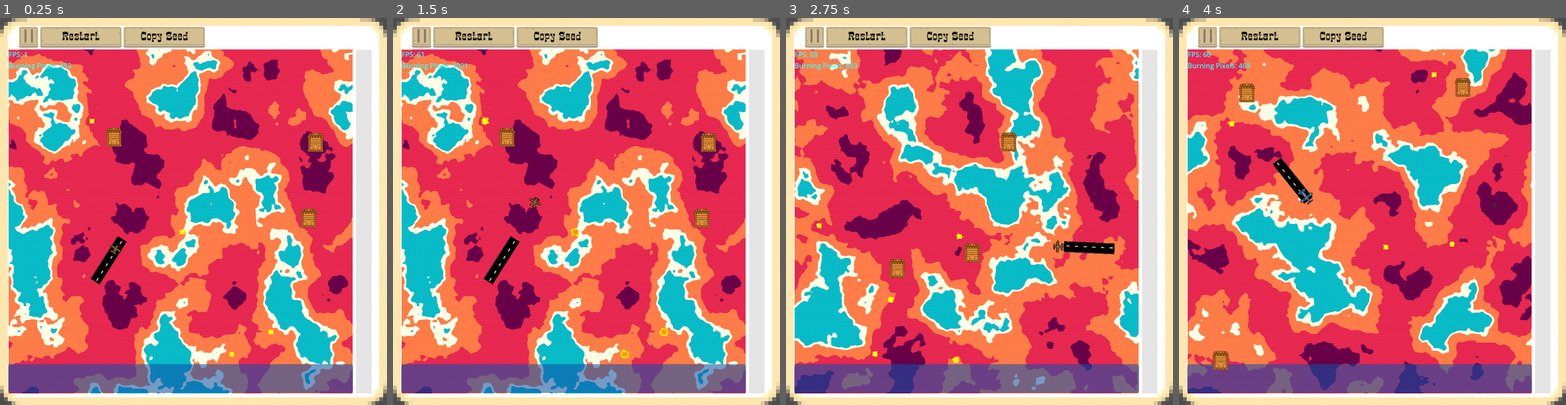
Above: before the commit, frames 1-4 (left to right).
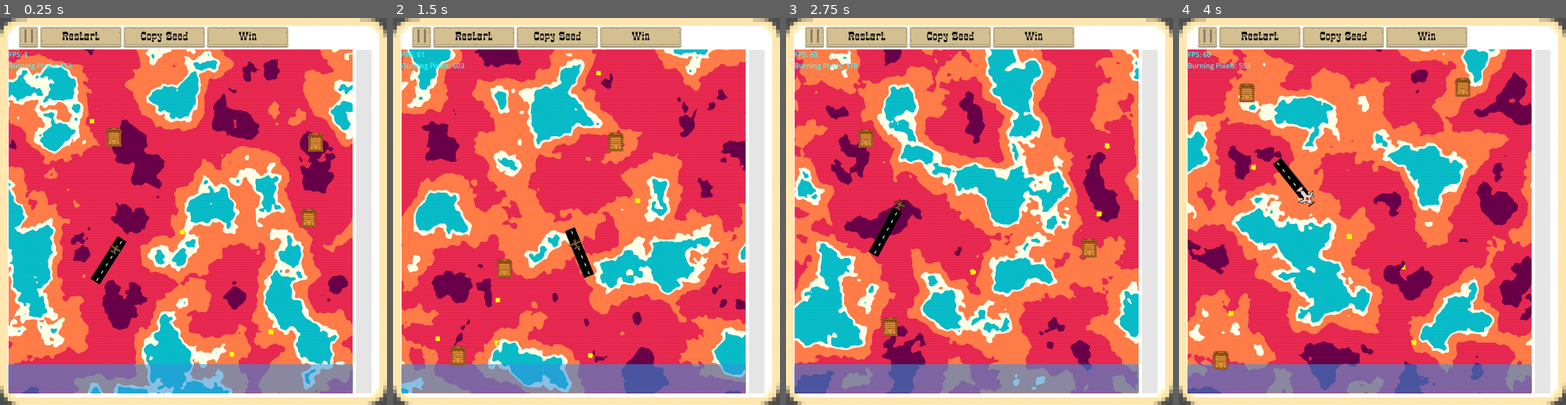
Above: after the commit, the same moments.

Repository: Levartar/2025-Brackeys-Game-Jam
Game: Godot game, scene res://scenes/game.tscn
Two runs of this game, one before a commit and one after it. Both use one fixed random seed, a clock stepped at 60 frames per second and the inputs below.
Inputs (mouse positions are in pixels of both pictures, inside the frame that each line leads up to):
- Up to frame 1 (0.25 s): no input
- Up to frame 2 (1.5 s): click (640, 37) at 0.5 s, where only the run after the commit has a clickable "Win"; click (586, 389) at 1.25 s, where only the run after the commit has a clickable "Start"
- Up to frame 3 (2.75 s): click "Restart" at 2 s
- Up to frame 4 (4 s): click "Restart" at 2.75 s; click "Restart" at 3.5 s

The runs differ from the first frame. In frame 1, 7.7% of the frame differs, in the area x 2-92%, y 2-97%; in frame 2, 57%; in frame 3, 9.8%; in frame 4, 8.0%.

Commit message:
not working map loading

Diff:
--- a/scenes/game.tscn
+++ b/scenes/game.tscn
@@ -16,9 +16,6 @@
 
 [sub_resource type="ShaderMaterial" id="ShaderMaterial_vtaks"]
 shader = ExtResource("1_0tnpc")
-
-[sub_resource type="PlaceholderTexture2D" id="PlaceholderTexture2D_lnu2h"]
-size = Vector2(100, 100)
 
 [sub_resource type="ShaderMaterial" id="ShaderMaterial_kvuet"]
 shader = ExtResource("1_0tnpc")
@@ -134,6 +131,25 @@
 horizontal_alignment = 1
 vertical_alignment = 1
 
+[node name="Win" type="TextureButton" parent="CanvasLayer/MarginContainer/VBoxContainer/TopBar"]
+layout_mode = 2
+texture_normal = ExtResource("3_lbhrr")
+texture_pressed = ExtResource("4_iywne")
+
+[node name="Label2" type="Label" parent="CanvasLayer/MarginContainer/VBoxContainer/TopBar/Win"]
+layout_mode = 1
+anchors_preset = 15
+anchor_right = 1.0
+anchor_bottom = 1.0
+grow_horizontal = 2
+grow_vertical = 2
+theme_override_colors/font_color = Color(0, 0, 0, 1)
+theme_override_fonts/font = ExtResource("3_u5sy4")
+theme_override_font_sizes/font_size = 28
+text = "Win"
+horizontal_alignment = 1
+vertical_alignment = 1
+
 [node name="HBoxContainer" type="HBoxContainer" parent="CanvasLayer/MarginContainer/VBoxContainer"]
 layout_mode = 2
 
@@ -146,13 +162,7 @@
 [node name="Flight Sim" parent="CanvasLayer/MarginContainer/VBoxContainer/HBoxContainer/MapContainer" instance=ExtResource("2_yqjtg")]
 unique_name_in_owner = true
 
-
-[node name="Plane" parent="CanvasLayer/VBoxContainer/HBoxContainer/MapContainer/Flight Sim" index="0"]
-depletion_values = {
-"Bomber": 33.33999999999651,
-"Laser": 10.0,
-"Standard": 80.0
-}
+[node name="Plane" parent="CanvasLayer/MarginContainer/VBoxContainer/HBoxContainer/MapContainer/Flight Sim" index="0"]
 is_test = true
 
 [node name="Terrain" parent="CanvasLayer/MarginContainer/VBoxContainer/HBoxContainer/MapContainer/Flight Sim" index="1"]
@@ -160,14 +170,11 @@
 water_fade_steps = 100.0
 
 [node name="WaterTank" parent="CanvasLayer/MarginContainer/VBoxContainer/HBoxContainer/MapContainer/Flight Sim" instance=ExtResource("3_lnu2h")]
+modulate = Color(0.28277934, 0.78878945, 5.9516597, 1)
 offset_left = -1.0
 offset_top = 732.0
 offset_right = 801.0
 offset_bottom = 799.0
-
-[node name="MapButtons" type="VBoxContainer" parent="CanvasLayer/VBoxContainer/HBoxContainer"]
-[node name="Plane" parent="CanvasLayer/MarginContainer/VBoxContainer/HBoxContainer/MapContainer/Flight Sim" index="0"]
-is_test = true
 
 [node name="MapButtons" type="VBoxContainer" parent="CanvasLayer/MarginContainer/VBoxContainer/HBoxContainer"]
 layout_mode = 2
@@ -202,11 +209,13 @@
 layout_mode = 2
 size_flags_vertical = 3
 
+[node name="CanvasLayer_VBoxContainer_HBoxContainer#MapButtons" type="VBoxContainer" parent="."]
+layout_mode = 0
+
+[connection signal="pressed" from="CanvasLayer/MarginContainer/VBoxContainer/TopBar/PauseButton" to="CanvasLayer/MarginContainer/VBoxContainer/HBoxContainer/MapContainer" method="_on_pause_button_pressed"]
+[connection signal="pressed" from="CanvasLayer/MarginContainer/VBoxContainer/TopBar/Restart" to="CanvasLayer/MarginContainer/VBoxContainer/HBoxContainer/MapContainer" method="_on_restart_pressed"]
+[connection signal="pressed" from="CanvasLayer/MarginContainer/VBoxContainer/TopBar/Win" to="CanvasLayer/MarginContainer/VBoxContainer/HBoxContainer/MapContainer" method="_on_win_pressed"]
+
 [editable path="CanvasLayer/MarginContainer/VBoxContainer/HBoxContainer/MapContainer/Flight Sim"]
 [editable path="CanvasLayer/MarginContainer/VBoxContainer/HBoxContainer/MapContainer/Flight Sim/Plane"]
 [editable path="CanvasLayer/MarginContainer/VBoxContainer/HBoxContainer/MapContainer/Flight Sim/Terrain"]
-
-[connection signal="pressed" from="CanvasLayer/MarginContainer/VBoxContainer/TopBar/PauseButton" to="CanvasLayer/MarginContainer/VBoxContainer/HBoxContainer/MapContainer" method="_on_pause_button_pressed"]
-[connection signal="pressed" from="CanvasLayer/MarginContainer/VBoxContainer/TopBar/Restart" to="CanvasLayer/MarginContainer/VBoxContainer/HBoxContainer/MapContainer" method="_on_restart_pressed"]
-[connection signal="pressed" from="CanvasLayer/MarginContainer/VBoxContainer/HBoxContainer/PlanesMenu/Plane1" to="CanvasLayer/MarginContainer/VBoxContainer/HBoxContainer/MapContainer" method="_on_restart_pressed"]
-[connection signal="pressed" from="CanvasLayer/MarginContainer/VBoxContainer/BottomBar/BottomButton" to="CanvasLayer/MarginContainer/VBoxContainer/HBoxContainer/MapContainer" method="_on_bottom_button_pressed"]
--- /dev/null
+++ b/scenes/main_menu.gd
@@ -0,0 +1,4 @@
+extends Control
+
+func _on_start_button_pressed() -> void:
+    get_tree().change_scene_to_file("res://scenes/map/map.tscn")
--- /dev/null
+++ b/scenes/main_menu.tscn
@@ -0,0 +1,132 @@
+[gd_scene load_steps=9 format=3 uid="uid://b47mrh0rnr2bi"]
+
+[ext_resource type="Script" uid="uid://gqjj00o4keyi" path="res://scenes/main_menu.gd" id="1_8ln24"]
+[ext_resource type="Shader" uid="uid://uhj5pyrc014p" path="res://shaders/smooth_pixel.gdshader" id="1_wu84c"]
+[ext_resource type="Texture2D" uid="uid://mofouuvjb8fl" path="res://assets/kenneyUi/buttonLong_beige.png" id="2_8ln24"]
+[ext_resource type="Texture2D" uid="uid://bk85ysm4mshtb" path="res://assets/kenneyUi/buttonLong_beige_pressed.png" id="3_rtw2f"]
+[ext_resource type="FontFile" uid="uid://ctg7juh837ysf" path="res://assets/fonts/RangerEastwood-G33Gm.ttf" id="4_oa1go"]
+
+[sub_resource type="ShaderMaterial" id="ShaderMaterial_tbmy8"]
+shader = ExtResource("1_wu84c")
+
+[sub_resource type="Gradient" id="Gradient_ph54e"]
+colors = PackedColorArray(0.26166332, 0, 0.082820915, 1, 0.58996195, 0.33318633, 0.82214206, 1)
+
+[sub_resource type="GradientTexture2D" id="GradientTexture2D_jk1qb"]
+gradient = SubResource("Gradient_ph54e")
+fill_from = Vector2(0.817757, 1)
+
+[node name="MainMenu" type="Control"]
+layout_mode = 3
+anchors_preset = 15
+anchor_right = 1.0
+anchor_bottom = 1.0
+grow_horizontal = 2
+grow_vertical = 2
+script = ExtResource("1_8ln24")
+
+[node name="Control" type="Control" parent="."]
+layout_mode = 1
+anchors_preset = 15
+anchor_right = 1.0
+anchor_bottom = 1.0
+grow_horizontal = 2
+grow_vertical = 2
+
+[node name="TextureRect" type="TextureRect" parent="Control"]
+layout_mode = 0
+offset_right = 40.0
+offset_bottom = 40.0
+
+[node name="Background" type="CanvasLayer" parent="Control"]
+layer = -1
+
+[node name="TextureRect" type="TextureRect" parent="Control/Background"]
+material = SubResource("ShaderMaterial_tbmy8")
+anchors_preset = 15
+anchor_right = 1.0
+anchor_bottom = 1.0
+grow_horizontal = 2
+grow_vertical = 2
+mouse_filter = 2
+texture = SubResource("GradientTexture2D_jk1qb")
+
+[node name="VBoxContainer" type="VBoxContainer" parent="Control"]
+layout_mode = 1
+anchors_preset = 8
+anchor_left = 0.5
+anchor_top = 0.5
+anchor_right = 0.5
+anchor_bottom = 0.5
+offset_left = -95.0
+offset_top = -77.5
+offset_right = 95.0
+offset_bottom = 77.5
+grow_horizontal = 2
+grow_vertical = 2
+
+[node name="TextureButton" type="TextureButton" parent="Control/VBoxContainer"]
+layout_mode = 2
+size_flags_horizontal = 4
+texture_normal = ExtResource("2_8ln24")
+texture_pressed = ExtResource("3_rtw2f")
+
+[node name="Label" type="Label" parent="Control/VBoxContainer/TextureButton"]
+layout_mode = 1
+anchors_preset = 15
+anchor_right = 1.0
+anchor_bottom = 1.0
+grow_horizontal = 2
+grow_vertical = 2
+theme_override_colors/font_color = Color(0, 0, 0, 1)
+theme_override_colors/font_outline_color = Color(0.77652985, 0.49362713, 0.35008246, 1)
+theme_override_constants/outline_size = 5
+theme_override_fonts/font = ExtResource("4_oa1go")
+theme_override_font_sizes/font_size = 28
+text = "Start Game"
+horizontal_alignment = 1
+vertical_alignment = 1
+
+[node name="TextureButton2" type="TextureButton" parent="Control/VBoxContainer"]
+layout_mode = 2
+texture_normal = ExtResource("2_8ln24")
+texture_pressed = ExtResource("3_rtw2f")
+
+[node name="Label" type="Label" parent="Control/VBoxContainer/TextureButton2"]
+layout_mode = 1
+anchors_preset = 15
+anchor_right = 1.0
+anchor_bottom = 1.0
+grow_horizontal = 2
+grow_vertical = 2
+theme_override_colors/font_color = Color(0, 0, 0, 1)
+theme_override_colors/font_outline_color = Color(0.77652985, 0.49362713, 0.35008246, 1)
+theme_override_constants/outline_size = 5
+theme_override_fonts/font = ExtResource("4_oa1go")
+theme_override_font_sizes/font_size = 28
+text = "Controls"
+horizontal_alignment = 1
+vertical_alignment = 1
+
+[node name="TextureButton3" type="TextureButton" parent="Control/VBoxContainer"]
+layout_mode = 2
+texture_normal = ExtResource("2_8ln24")
+texture_pressed = ExtResource("3_rtw2f")
+
+[node name="Label" type="Label" parent="Control/VBoxContainer/TextureButton3"]
+layout_mode = 1
+anchors_preset = 15
+anchor_right = 1.0
+anchor_bottom = 1.0
+grow_horizontal = 2
+grow_vertical = 2
+theme_override_colors/font_color = Color(0, 0, 0, 1)
+theme_override_colors/font_outline_color = Color(0.77652985, 0.49362713, 0.35008246, 1)
+theme_override_constants/outline_size = 5
+theme_override_fonts/font = ExtResource("4_oa1go")
+theme_override_font_sizes/font_size = 28
+text = "Credits"
+horizontal_alignment = 1
+vertical_alignment = 1
+
+[connection signal="pressed" from="Control/VBoxContainer/TextureButton" to="." method="_on_start_button_pressed"]
--- a/scenes/map/map.tscn
+++ b/scenes/map/map.tscn
@@ -7,15 +7,16 @@
 [ext_resource type="FontFile" uid="uid://ctg7juh837ysf" path="res://assets/fonts/RangerEastwood-G33Gm.ttf" id="4_04w0f"]
 [ext_resource type="Texture2D" uid="uid://pw54yf7yti7" path="res://assets/kenneyUi/buttonLong_brown_pressed.png" id="4_jcaow"]
 [ext_resource type="Texture2D" uid="uid://c23smr70n1u3c" path="res://assets/kenneyUi/panel_beigeLight.png" id="7_04w0f"]
+[ext_resource type="Texture2D" uid="uid://bxosrah8i63v0" path="res://assets/kenneyUi/buttonSquare_brown_pressed.png" id="8_sqgf4"]
 
 [sub_resource type="ShaderMaterial" id="ShaderMaterial_a2pkv"]
 shader = ExtResource("2_tqkkf")
 
-[sub_resource type="Gradient" id="Gradient_ph54e"]
+[sub_resource type="Gradient" id="Gradient_vvrx0"]
 colors = PackedColorArray(0.26166332, 0, 0.082820915, 1, 0.58996195, 0.33318633, 0.82214206, 1)
 
 [sub_resource type="GradientTexture2D" id="GradientTexture2D_fcby6"]
-gradient = SubResource("Gradient_ph54e")
+gradient = SubResource("Gradient_vvrx0")
 fill_from = Vector2(0.817757, 1)
 
 [sub_resource type="ShaderMaterial" id="ShaderMaterial_sqgf4"]
@@ -119,4 +120,21 @@
 size_flags_horizontal = 4
 texture = ExtResource("7_04w0f")
 
+[node name="PanelBeigeLight2" type="TextureRect" parent="Background/PanelBeigeLight"]
+material = SubResource("ShaderMaterial_sqgf4")
+layout_mode = 1
+anchors_preset = 8
+anchor_left = 0.5
+anchor_top = 0.5
+anchor_right = 0.5
+anchor_bottom = 0.5
+offset_left = -372.0
+offset_top = -384.0
+offset_right = 372.0
+offset_bottom = 383.0
+grow_horizontal = 2
+grow_vertical = 2
+size_flags_horizontal = 4
+texture = ExtResource("8_sqgf4")
+
 [connection signal="pressed" from="MarginContainer/Control/StartButton" to="." method="_on_start_button_pressed"]
--- a/scripts/earth_texture.gd
+++ b/scripts/earth_texture.gd
@@ -38,13 +38,18 @@
 
 func _ready():
   TEX_SIZE = Vector2i(get_rect().size.x, get_rect().size.y)
-  seed = GameManager.map_seed
+
   if seed != 0:
     generate_map(seed)
+    print("Using existing seed: %d" % seed)
+  elif GameManager.map_seed != 0:
+    seed = GameManager.map_seed
+    generate_map(seed)
+    print("Using GameManager seed: %d" % seed)
   else:
     generate_map()
-  update_texture()
-  print("Generated map with seed: %d" % seed)
+    print("No existing seed, generated new seed")
+  #print("Generated map with seed: %d" % seed)
 
 func generate_map(optional_seed: int = randi()):
   if optional_seed == -1:
@@ -75,6 +80,7 @@
       else:
         color = MATERIALS["mountain"]["color"]
       earth_img.set_pixel(x, y, color)
+  update_texture()
 
 func update_texture():
   earth_tex = ImageTexture.create_from_image(earth_img)
--- a/scripts/fire_starter.gd
+++ b/scripts/fire_starter.gd
@@ -219,6 +219,8 @@
   chunk_index = (chunk_index + 1) % CHUNK_DIVISOR
   _update_fire_texture()
   _update_earth_texture()
+  _finish_level()
+  _loose_level()
 
 func fade_water(fade_rate: float):
   var to_remove = []
@@ -289,3 +291,13 @@
 func _get_progress_bar():
   progressBar = get_tree().get_root().get_node("Game/CanvasLayer/MarginContainer/VBoxContainer/HBoxContainer/PlanesMenu/FireProgress/TextureProgressBar")
   print("Progress bar node:", progressBar)
+
+func _finish_level():
+  if burning_pixels.size() == 0:
+    print("Level finished!")
+    get_tree().change_scene_to_file("res://scenes/map/map.tscn")
+
+func _loose_level():
+  if progressBar.value == 100:
+    print("You lost the level!")
+    get_tree().change_scene_to_file("res://scenes/map/map.tscn")
--- a/scripts/game_manager.gd
+++ b/scripts/game_manager.gd
@@ -1,3 +1,5 @@
 extends Node2D
 
 var map_seed: int = 0
+var current_map: Array[Array]
+var floors_climbed: int = 0
--- a/scripts/map/map.gd
+++ b/scripts/map/map.gd
@@ -9,7 +9,7 @@
 @onready var lines: Node2D = %Lines
 @onready var rooms: Node2D = %Rooms
 @onready var visuals: Node2D = $Visuals
-@onready var camera_2d: Camera2D = $Camera2D
+#@onready var camera_2d: Camera2D = $Camera2D
 
 var map_data: Array[Array]
 var floors_climbed: int
@@ -21,21 +21,13 @@
 func _ready() -> void:
 	camera_edge_y = MapGenerator.Y_DIST * (MapGenerator.FLOORS - 1)
 
-	generate_new_map()
-	unlock_floor(0)
-
-# scrolling system
-#func _unhandled_input(event: InputEvent) -> void:
-#	if not visible:
-#		return
-#
-#	if event.is_action_pressed("scroll_up"):
-#		camera_2d.position.y -= SCROLL_SPEED
-#		print("Camera Y:", camera_2d.position.y)
-#	elif event.is_action_pressed("scroll_down"):
-#		camera_2d.position.y += SCROLL_SPEED
-#
-#	camera_2d.position.y = clamp(camera_2d.position.y, -camera_edge_y, 0)
+	print("Game Manager last room", GameManager.floors_climbed)
+	if GameManager.floors_climbed > 0:
+		load_map(GameManager.current_map, GameManager.floors_climbed)
+	else:
+		print("No saved map state, generating new map")
+		generate_new_map()
+		unlock_floor(0)
 
 
 func generate_new_map() -> void:
@@ -44,16 +36,16 @@
 	create_map()
 
 
-func load_map(map: Array[Array], floors_completed: int, last_room_climbed: MapRoom) -> void:
+func load_map(map: Array[Array], floors_completed: int) -> void:
 	floors_climbed = floors_completed
 	map_data = map
-	last_room = last_room_climbed
+	last_room = map_data[floors_climbed][randi() % map_data[floors_climbed].size()]
 	create_map()
 
-	#if floors_climbed > 0:
-	#	unlock_next_rooms()
-	#else:
-	#	unlock_floor()
+	if floors_climbed > 0:
+		unlock_next_rooms()
+	else:
+		unlock_floor()
 
 
 func create_map() -> void:
@@ -77,24 +69,15 @@
 		if map_room.row == which_floor:
 			map_room.set_available(true)
 
-#
-#func unlock_next_rooms() -> void:
-#	for map_room: MapRoom in rooms.get_children():
-#		if last_room.next_rooms.has(map_room.room):
-#			map_room.available = true
 
-
-func show_map() -> void:
-	show()
-	camera_2d.enabled = true
-
-
-func hide_map() -> void:
-	hide()
-	camera_2d.enabled = false
+func unlock_next_rooms() -> void:
+	for map_room: MapRoom in rooms.get_children():
+		if last_room.next_rooms.has(map_room.room):
+			map_room.available = true
 
 
 func _spawn_room(room: MapRoom) -> void:
+	GameManager.map_seed = room.room_seed
 	var new_map_room := MAP_ROOM.instantiate() as MapRoom
 	rooms.add_child(new_map_room)
 	print("Spawned room node:", new_map_room.position)
@@ -102,6 +85,8 @@
 	new_map_room.row = room.row
 	new_map_room.column = room.column
 	new_map_room.next_rooms = room.next_rooms
+	#new_map_room.room_seed = room.room_seed
+	#new_map_room.update_texture_rect()
 	new_map_room.clicked.connect(_on_map_room_clicked)
 	new_map_room.selected.connect(_on_map_room_selected)
 	_connect_lines(room)
@@ -148,4 +133,11 @@
 
 func _on_start_button_pressed() -> void:
 	GameManager.map_seed = selected_seed
+	_save_map_state()
+	print("saved map state ",GameManager.floors_climbed)
 	get_tree().change_scene_to_file("res://scenes/game.tscn")
+
+func _save_map_state() -> void:
+	GameManager.current_map= map_data
+	GameManager.floors_climbed = floors_climbed
+	#GameManager.last_room = last_room
--- a/scripts/map/room_click.gd
+++ b/scripts/map/room_click.gd
@@ -18,6 +18,11 @@
 var room_seed: int = 0
 var type: Room.Type = Room.Type.NOT_ASSIGNED
 
+func _ready() -> void:
+  room_seed = texture_rect.get_seed()
+  #if room_seed != 0:
+  #  texture_rect.generate_map(room_seed)
+
 func set_available(new_val: bool) -> void:
   available = new_val
   if available:
@@ -28,10 +33,10 @@
 func set_room(new_room: Room) -> void:
   room = new_room
   position = room.position
-  if "room_seed" in room:
-    room_seed = room.room_seed
-  else:
-    room_seed = 0
+
+func update_texture_rect() -> void:
+    texture_rect.generate_map(room_seed)
+    print("Updated texture rect with seed: %d" % room_seed)
 
 func show_picked() -> void:
   line_2d.modulate = Color.BURLYWOOD
--- a/scripts/map_container.gd
+++ b/scripts/map_container.gd
@@ -42,3 +42,7 @@
 
 func _on_bottom_button_pressed() -> void:
 	get_tree().paused = false
+
+
+func _on_win_pressed() -> void:
+	get_tree().change_scene_to_file("res://scenes/map/map.tscn")
Not shown: 1 places in scenes/game.tscn that only renumber resources
Not shown, added: scenes/main_menu.gd.uid
Not shown: 1 places in scenes/map/map.tscn that only renumber resources
